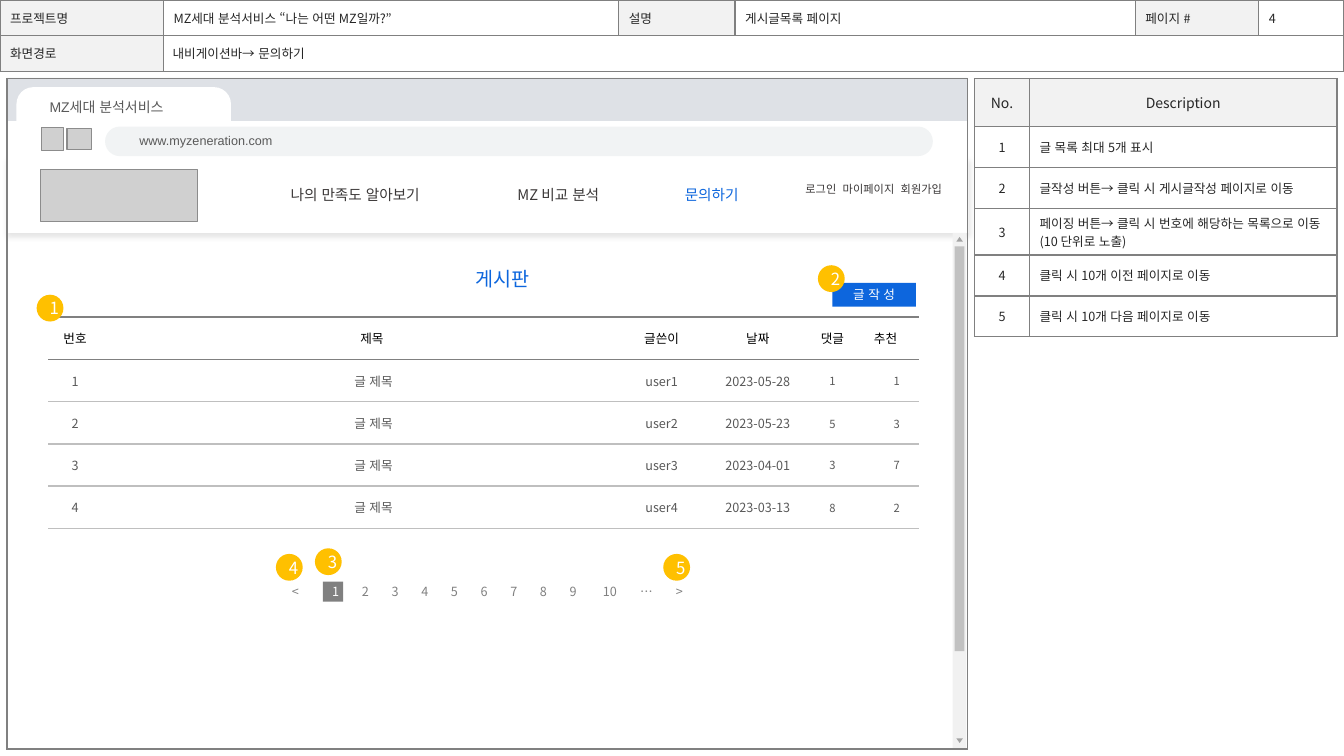
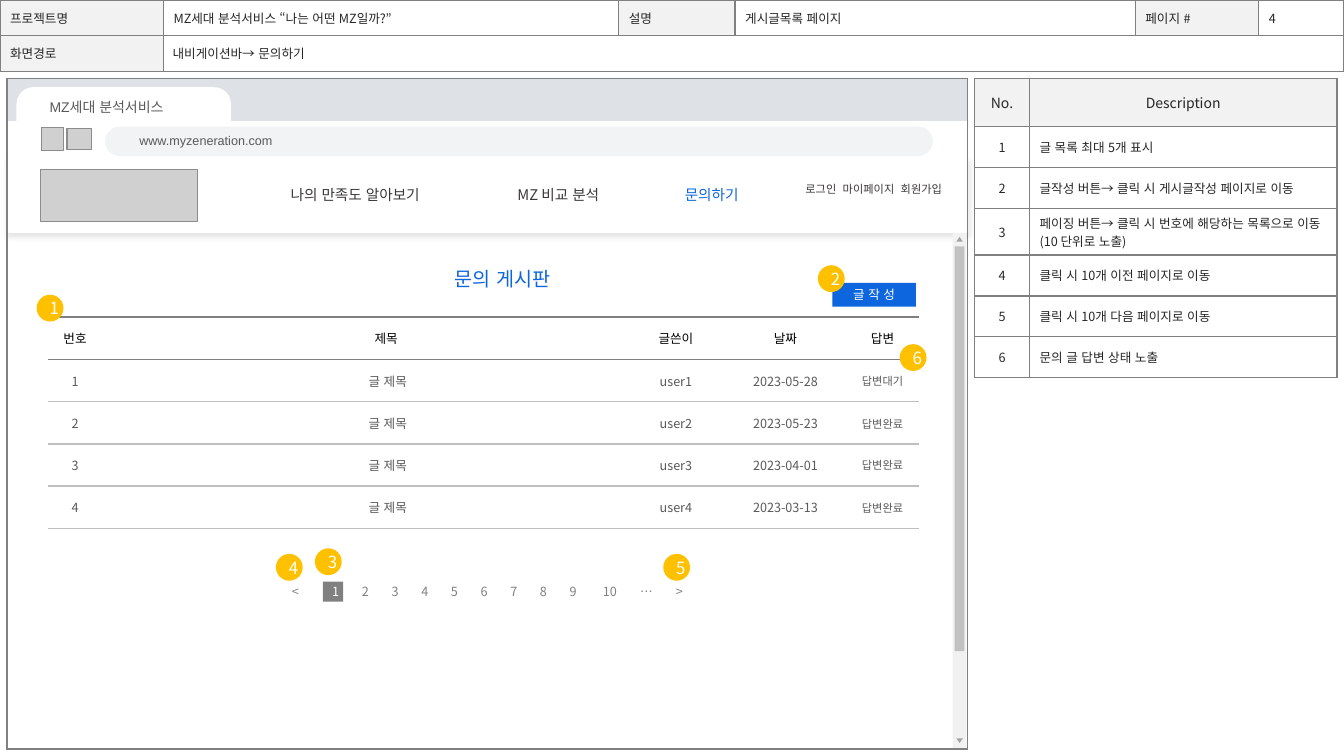
Before and after one commit to heesunyooon/myZeneration, a slide deck: slide 7 of 프로젝트 화면설계서_2조_ver1.0.pptx. Drawn at 1344x756 pixels with LibreOffice and Linux fonts; fonts in the diff are those of the drawing; grey boxes stand for pictures; background and template pictures are left out. Boxes give left, top, right and bottom in pixels: in the first picture for what was removed or moved away, otherwise in the second. Text is boxed around its words. In the diff, an @@ line names an element or a change of style, - is before the commit and + after.

```diff
--- a/프로젝트 화면설계서_2조_ver1.0.pptx
+++ b/프로젝트 화면설계서_2조_ver1.0.pptx
@@ table at box(975, 79, 1337, 372) @@
+row 7: 6 | 문의 글 답변 상태 노출
@@ text at box(455, 269, 550, 288): text changed @@
-게시판
+문의 게시판
@@ 10 texts: place and size @@
-10 texts at box(354, 332, 679, 513)
+10 texts at box(369, 332, 694, 513)
@@ text at box(871, 332, 894, 344): text changed @@
-댓글
+답변
@@ group removed at box(874, 332, 900, 512): 5 texts @@
-1
-3
-7
-2
-추천
@@ ellipse added at box(900, 344, 928, 371), fill #FFC000, 12 pt, text #FFFFFF @@
+6
@@ text at box(862, 376, 903, 386): text changed @@
-1
+답변대기
@@ text at box(862, 419, 903, 429): text changed @@
-5
+답변완료
@@ text at box(862, 460, 903, 470): text changed @@
-3
+답변완료
@@ 5 texts: place and size @@
-5 texts at box(725, 332, 790, 512)
+5 texts at box(753, 332, 818, 512)
@@ text at box(862, 503, 903, 513): text changed @@
-8
+답변완료
```
Also in this commit, not shown: 2 other slides changed.
